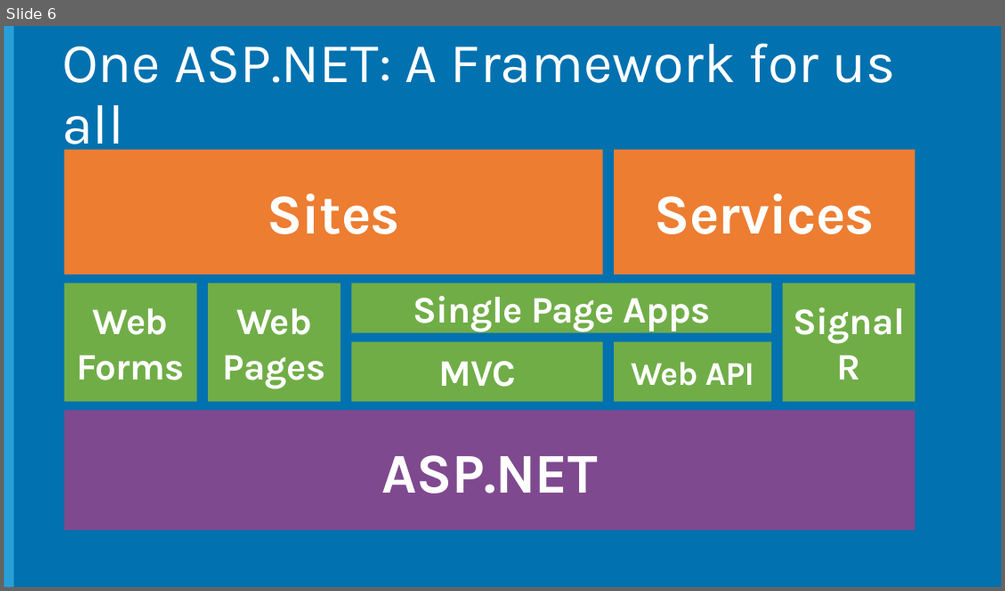
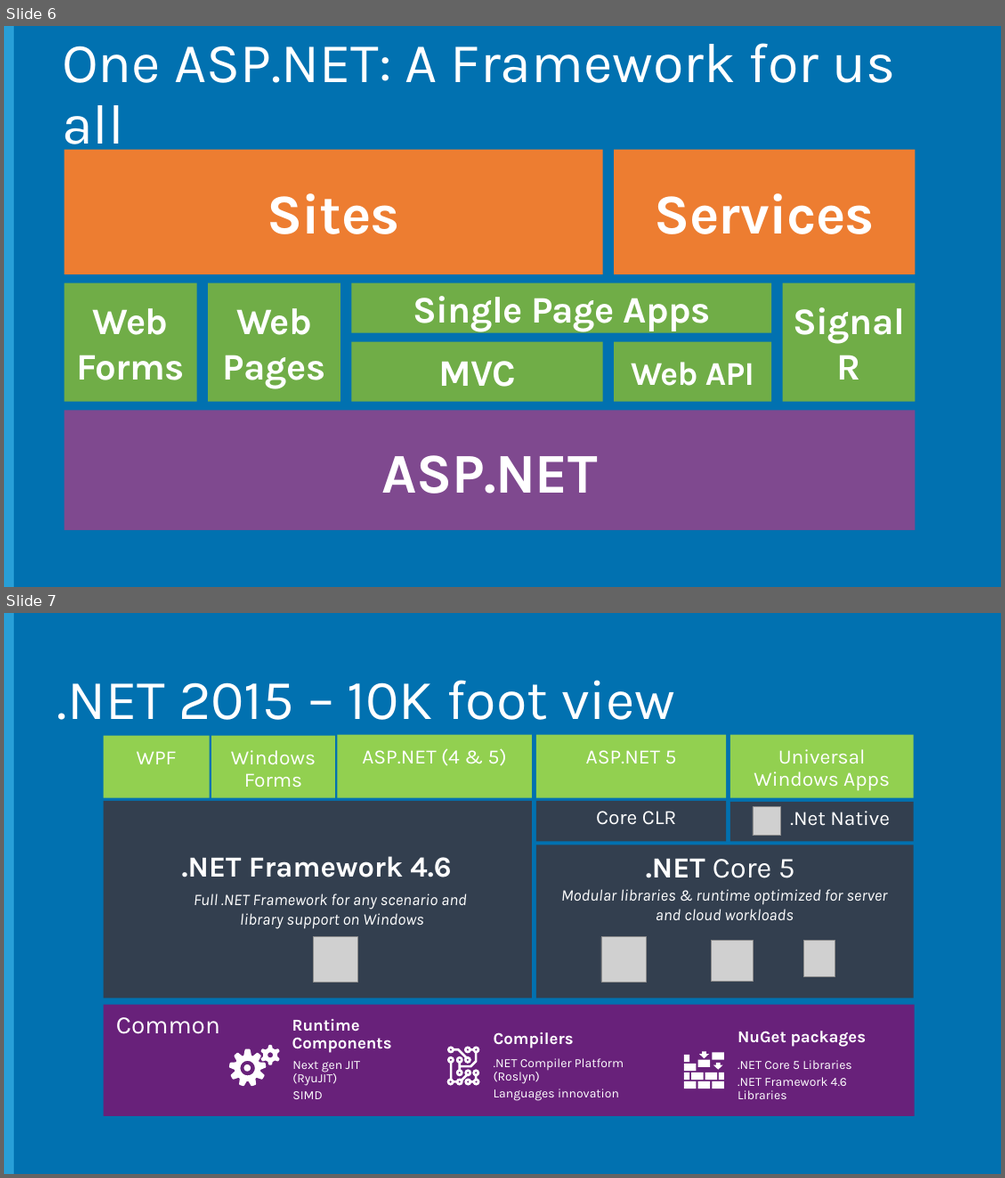
Before and after one commit to Microsoft-Web/WebCampTrainingKit, a slide deck: Presentation/Keynote/Keynote.pptx. Shown one above the other, each under a label of ours: slide 6 before the commit, slides 6 and 7 after it. The pictures are 1005x591 and 1005x1178 pixels, drawn with LibreOffice and Linux fonts; fonts in the diff are those of the drawing; grey boxes stand for pictures; background and template pictures are left out. Boxes give left, top, right and bottom in pixels: in the first picture for what was removed or moved away, otherwise in the second. Text is boxed around its words. In the diff, an @@ line names an element or a change of style, - is before the commit and + after.

```diff
--- a/Presentation/Keynote/Keynote.pptx
+++ b/Presentation/Keynote/Keynote.pptx
@@ slide 7 added at <box>4,613,1001,1174</box>, background #0171B0; not listed: 1 template element that a slide beside it also shows @@
@@ title added at <box>57,680,675,720</box>, 54 pt, text #FFFFFF @@
+.NET 2015 – 10K foot view
@@ rectangle added at <box>104,736,210,798</box>, fill #92D050, 19.6 pt, text #FFFFFF @@
+WPF
@@ rectangle added at <box>212,736,335,798</box>, fill #92D050, 19.6 pt, text #FFFFFF @@
+Windows Forms
@@ rectangle added at <box>338,735,532,798</box>, fill #92D050, 19.6 pt, text #FFFFFF @@
+ASP.NET (4 & 5)
@@ rectangle added at <box>536,735,727,798</box>, fill #92D050, 19.6 pt, text #FFFFFF @@
+ASP.NET 5
@@ rectangle added at <box>730,735,914,798</box>, fill #92D050, 19.6 pt, text #FFFFFF @@
+Universal Windows Apps
@@ rectangle added at <box>104,801,532,998</box>, fill #333F50 @@
@@ rectangle added at <box>536,801,727,841</box>, fill #333F50, 19.6 pt, text #FFFFFF @@
+Core CLR
@@ rectangle added at <box>730,802,914,841</box>, fill #333F50, 19.6 pt, text #FFFFFF @@
+.Net Native
@@ picture added at <box>752,807,781,835</box> @@
@@ rectangle added at <box>536,844,914,998</box>, fill #333F50 @@
@@ text added at <box>182,856,451,877</box>, 28 pt, text #FFFFFF, bold @@
+.NET Framework 4.6
@@ text added at <box>646,859,794,878</box>, 28 pt, text #FFFFFF @@
+.NET Core 5
@@ text added at <box>194,893,467,929</box>, 15.7 pt, text #FFFFFF, italic @@
+Full .NET Framework for any scenario and
+library support on Windows
@@ text added at <box>561,889,887,920</box>, 15.7 pt, text #FFFFFF, italic @@
+Modular libraries & runtime optimized for server and cloud workloads
@@ picture added at <box>313,937,357,982</box> @@
@@ picture added at <box>601,937,647,982</box> @@
@@ picture added at <box>711,940,752,981</box> @@
@@ picture added at <box>803,941,834,977</box> @@
@@ rectangle added at <box>104,1004,914,1116</box>, fill #68217A @@
@@ text added at <box>116,1017,220,1034</box>, 24 pt, text #FFFFFF @@
+Common
@@ text added at <box>292,1019,392,1053</box>, 16 pt, text #FFFFFF, bold @@
+  Runtime Components
@@ text added at <box>494,1032,574,1048</box>, 16 pt, text #FFFFFF, bold @@
+  Compilers
@@ text added at <box>737,1030,866,1046</box>, 16 pt, text #FFFFFF, bold @@
+  NuGet packages
@@ freeform shape added at <box>229,1049,266,1086</box>, fill #FFFFFF @@
@@ ellipse added at <box>244,1064,251,1071</box>, fill #FFFFFF @@
@@ freeform shape added at <box>261,1045,280,1064</box>, fill #FFFFFF @@
@@ text added at <box>292,1061,361,1099</box>, 12 pt, text #FFFFFF @@
+  Next gen JIT (RyuJIT)
+  SIMD
@@ freeform shape added at <box>446,1046,479,1085</box>, fill #FFFFFF @@
@@ text added at <box>494,1058,623,1101</box>, 12 pt, text #FFFFFF @@
+  .NET Compiler Platform (Roslyn)
+  Languages innovation
@@ freeform shape added at <box>685,1051,725,1088</box>, fill #FFFFFF @@
@@ text added at <box>737,1060,851,1099</box>, 12 pt, text #FFFFFF @@
+  .NET Core 5 Libraries
+  .NET Framework 4.6 Libraries
```
Also in this commit, not shown: 1 slide changed, 3 other slides added, 4 other files.
